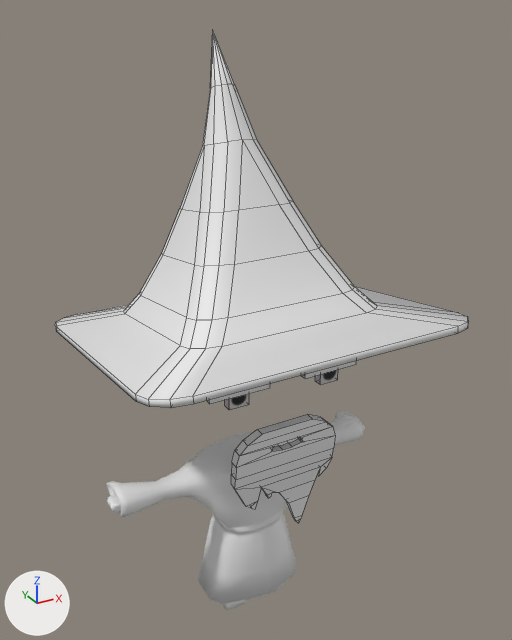
A saved change to the Blender file Other stuff/Characters/Omo/Models/Omo.blend.
Both versions are drawn from a 50 mm lens placed at (-2.63, -4.95, 5.47), pointed at (0.12, 0.05, 2.97). Lighting does not change. The marker at lower left points along +X, +Y and +Z. Mesh edges are drawn as thin lines on the coarser meshes.

Names of what the first picture shows: 'body', 'happy', 'hat'.
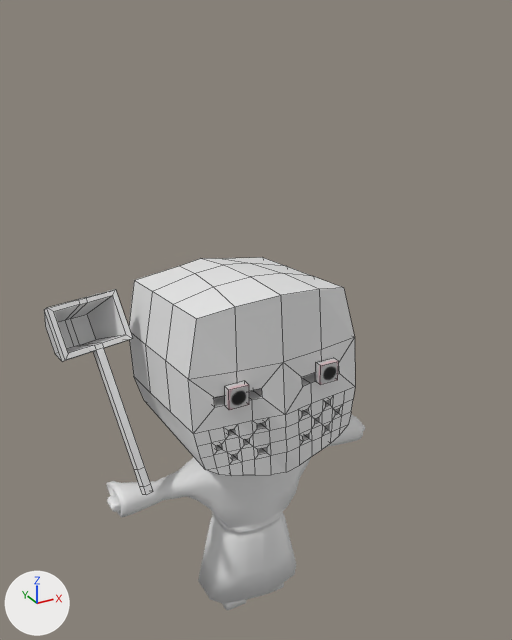
What differs and where, as boxes [x1, y1, x2, y2] in the pictures (512 x 640 px):
'hat', hidden: before [55, 31, 468, 408]
'Cube.001', added: after [129, 257, 355, 476]
'happy', hidden: before [207, 360, 357, 523]
'Cube', added: after [44, 289, 153, 495]

Patch to the scene script:
```diff
--- a/Other stuff/Characters/Omo/Models/Omo.blend.py
+++ b/Other stuff/Characters/Omo/Models/Omo.blend.py
@@ me_cube_004 @@
+me_cube_004.from_pydata(...)  # 233 vertices, 220 faces; spans x -1.17..1.17, y -1.17..1.12, z -1.23..1.2
@@ me_cube_002 @@
+me_cube_002.from_pydata(...)  # 52 vertices, 50 faces; spans x -5.2..5.2, y -0.6..7.8, z 0.2..28.2
@@ ob_happy @@
 ob_happy.location = (0.0, 0.0, 0.0)
+ob_happy.hide_set(True)
@@ ob_hat @@
 ob_hat.location = (0.0, 0.0, 0.0)
+ob_hat.hide_set(True)
@@ ob_cube_001 @@
+ob_cube_001 = bpy.data.objects.new('Cube.001', me_cube_004)
+ob_cube_001.location = (0.0, 0.13, 2.61)
+ob_cube_001.rotation_euler = (-0.103, 0.0, 0.0)  # degrees (-5.9, 0, 0)
+ob_cube_001.scale = (0.666, 0.666, 0.666)
@@ ob_cube @@
+ob_cube = bpy.data.objects.new('Cube', me_cube_002)
+ob_cube.location = (-1.05, -0.2, 1.69)
+ob_cube.rotation_euler = (-0.517, 0.0, 0.214)  # degrees (-30, 0, 12)
+ob_cube.scale = (0.0623, 0.0623, 0.0623)
```
